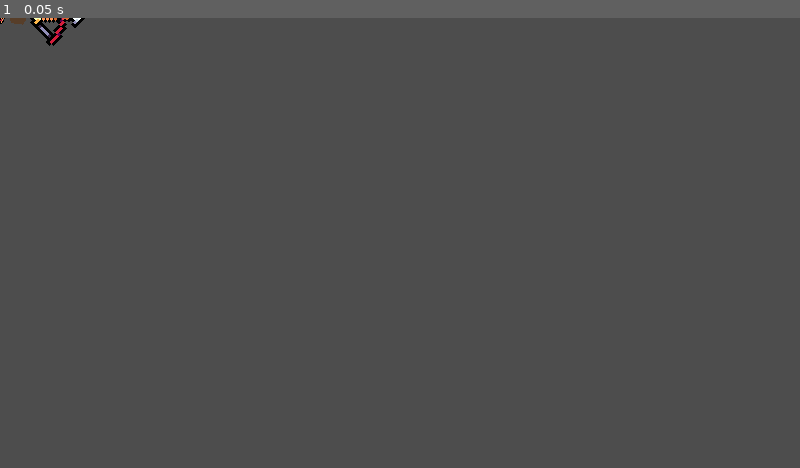
Above: before the commit, frame 1.
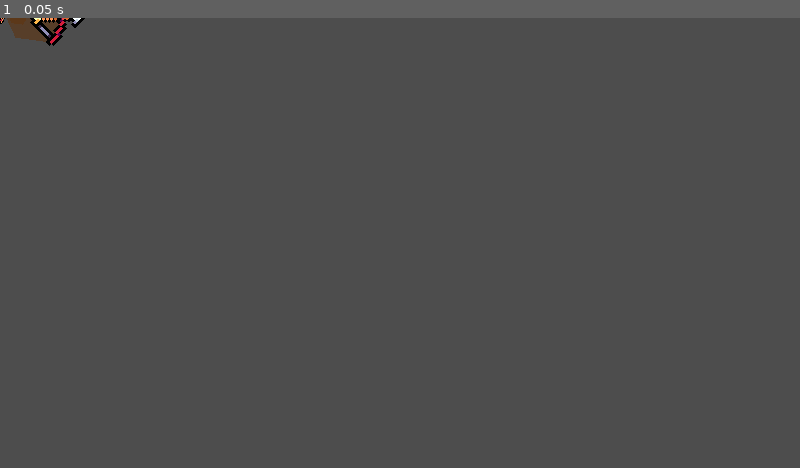
Above: after the commit, the same moment.

Repository: ramla/MultiDoggof
Game: Godot game, scene res://admiral.tscn
Same seed, same stepped clock (60 frames per second), same inputs: the game is played once before the commit and once after it. This scene is started directly instead of the project's main scene.
Inputs:
- Up to frame 1 (0.05 s): no input

The runs differ from the first frame. In frame 1, 0.2% of the frame differs, in the area x 0-8%, y 0-6%.
Error in both runs: Invalid access to property or key 'admirals' on a base object of type 'null instance'. (res://admiral.gd:54)

Commit message:
attack visual cue finished

Diff:
--- a/attack_mission.gd
+++ b/attack_mission.gd
@@ -52,6 +52,8 @@
 	effect_attack["one_shot"] = true
 	effect_attack["emitting"] = false
 
+	pass_the_poly()
+
 #	print("attack_mission init ready!")
 	#for wings in air_wing_state:
 		#air_wing_state[str()] = 1
@@ -75,7 +77,11 @@
 		$Icon.visible = true
 		look_at(get_global_mouse_position())
 		hurtbox_animation_node["speed_scale"] = 4
-		hurtbox_animation_node.play("attack")
+		if hurtbox_animation_node.is_playing():
+			return
+		else:
+			hurtbox_animation_node.stop()
+			hurtbox_animation_node.play("attack")
 	else:
 		area.disabled = true
 		$Icon.visible = false
@@ -113,19 +119,18 @@
 		no_munitions.emit()
 
 func _on_animation_finished(_anim_name):
-	print(_anim_name, " mission over")
-	cooldown_timer.start()
+	print(_anim_name, " anim finished")
 
 func _on_mission_timer_timeout():
-	area.disabled = true
+	#area.disabled = true
 	effect_running = false #hack b/c couldn't get particle emitter to emit "finished"
 	mission_over = true
 	print("mission_over = true")
+	cooldown_timer.start()
 
 func _on_effect_attack_finished():
 	self.visible = false
 	$Icon.visible = true
-	#aiming_template_attack.visible = true
 	effect_running = false
 	print("effect finished")
 
--- a/attack_mission.tscn
+++ b/attack_mission.tscn
@@ -46,7 +46,7 @@
 [node name="EffectAttack" parent="." instance=ExtResource("2_tk6hg")]
 
 [node name="Area" type="CollisionPolygon2D" parent="."]
-position = Vector2(100, -50)
+position = Vector2(-40, -1)
 scale = Vector2(0.7, 0.7)
 polygon = PackedVector2Array(1, 1, 19, 40, 100, 51, 120, 21, 120, -19, 100, -50, 19, -40)
 disabled = true
--- a/hud.tscn
+++ b/hud.tscn
@@ -13,6 +13,22 @@
 corner_radius_bottom_right = 4
 corner_radius_bottom_left = 4
 
+[sub_resource type="Animation" id="Animation_e5f7l"]
+length = 0.001
+step = 0.05
+tracks/0/type = "value"
+tracks/0/imported = false
+tracks/0/enabled = true
+tracks/0/path = NodePath("%ReconIcon:scale")
+tracks/0/interp = 1
+tracks/0/loop_wrap = true
+tracks/0/keys = {
+"times": PackedFloat32Array(0),
+"transitions": PackedFloat32Array(1),
+"update": 0,
+"values": [Vector2(3, 3)]
+}
+
 [sub_resource type="Animation" id="Animation_hje23"]
 resource_name = "recon_icon_pop"
 step = 0.05
@@ -29,12 +45,35 @@
 "values": [Vector2(8, 8), Vector2(3, 3)]
 }
 
-[sub_resource type="Animation" id="Animation_e5f7l"]
-length = 0.001
-tracks/0/type = "value"
-tracks/0/imported = false
-tracks/0/enabled = true
-tracks/0/path = NodePath("%ReconIcon:scale")
+[sub_resource type="AnimationLibrary" id="AnimationLibrary_xjn1k"]
+_data = {
+"RESET": SubResource("Animation_e5f7l"),
+"recon_icon_pop": SubResource("Animation_hje23")
+}
+
+[sub_resource type="Animation" id="Animation_epv3d"]
+resource_name = "attack_icon_pop"
+step = 0.05
+tracks/0/type = "value"
+tracks/0/imported = false
+tracks/0/enabled = true
+tracks/0/path = NodePath("%AttackIcon:scale")
+tracks/0/interp = 1
+tracks/0/loop_wrap = true
+tracks/0/keys = {
+"times": PackedFloat32Array(0, 0.15),
+"transitions": PackedFloat32Array(1, 1),
+"update": 0,
+"values": [Vector2(8, 8), Vector2(3, 3)]
+}
+
+[sub_resource type="Animation" id="Animation_xx1tl"]
+resource_name = "RESET"
+step = 0.05
+tracks/0/type = "value"
+tracks/0/imported = false
+tracks/0/enabled = true
+tracks/0/path = NodePath("%AttackIcon:scale")
 tracks/0/interp = 1
 tracks/0/loop_wrap = true
 tracks/0/keys = {
@@ -44,30 +83,9 @@
 "values": [Vector2(3, 3)]
 }
 
-[sub_resource type="AnimationLibrary" id="AnimationLibrary_xjn1k"]
-_data = {
-"RESET": SubResource("Animation_e5f7l"),
-"recon_icon_pop": SubResource("Animation_hje23")
-}
-
-[sub_resource type="Animation" id="Animation_epv3d"]
-resource_name = "attack_icon_pop"
-step = 0.05
-tracks/0/type = "value"
-tracks/0/imported = false
-tracks/0/enabled = true
-tracks/0/path = NodePath("%AttackIcon:scale")
-tracks/0/interp = 1
-tracks/0/loop_wrap = true
-tracks/0/keys = {
-"times": PackedFloat32Array(0, 0.15),
-"transitions": PackedFloat32Array(1, 1),
-"update": 0,
-"values": [Vector2(8, 8), Vector2(3, 3)]
-}
-
 [sub_resource type="AnimationLibrary" id="AnimationLibrary_dxkiu"]
 _data = {
+"RESET": SubResource("Animation_xx1tl"),
 "attack_icon_pop": SubResource("Animation_epv3d")
 }
 
@@ -157,6 +175,7 @@
 [node name="AttackProgressBar" type="ProgressBar" parent="HBoxContainer/AttackIconContainer"]
 unique_name_in_owner = true
 custom_minimum_size = Vector2(56, 56)
+layout_mode = 0
 offset_top = -8.0
 offset_right = 56.0
 offset_bottom = 48.0
@@ -171,7 +190,7 @@
 unique_name_in_owner = true
 texture_filter = 1
 position = Vector2(28, -28)
-scale = Vector2(8, 8)
+scale = Vector2(3, 3)
 texture = ExtResource("3_hchts")
 offset = Vector2(0, 16)
 
--- a/recon_mission.gd
+++ b/recon_mission.gd
@@ -27,6 +27,7 @@
 	cooldown_timer.connect("timeout", _on_cooldown_timer_timeout)
 	cooldown_timer.one_shot = true
 	cooldown_timer.wait_time = Overseer.game_settings["admiral"]["recon_cooldown"]
+	cooldown_timer.start()
 
 	spotbox_animation_node.connect("animation_finished", _on_animation_finished)
 	spotbox_animation_node["speed_scale"] = Overseer.game_settings["admiral"]["plane_speed_multiplier"]
Not shown: 1 places in hud.tscn that only renumber resources
Not shown, changed: README.md
